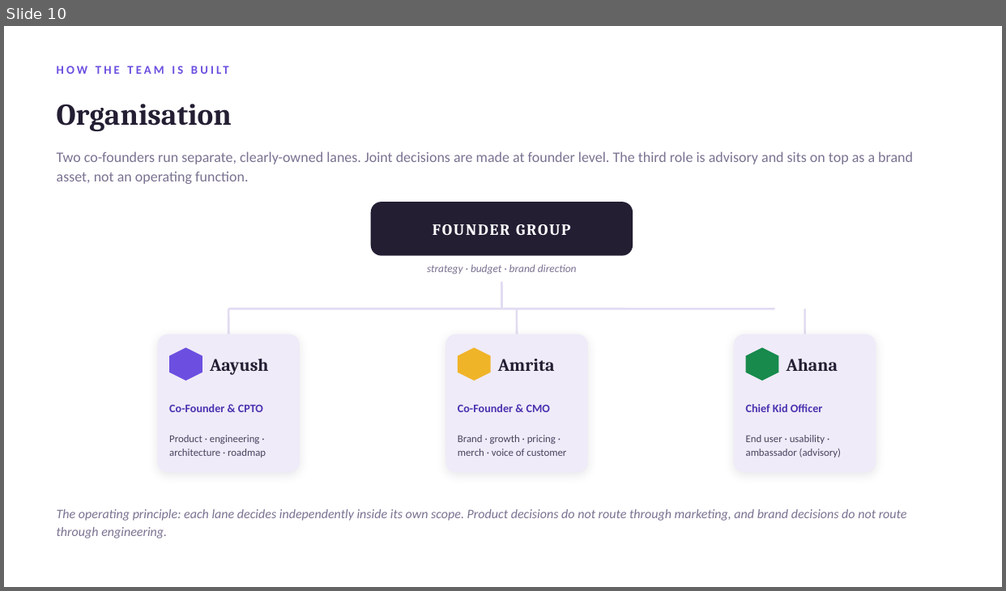
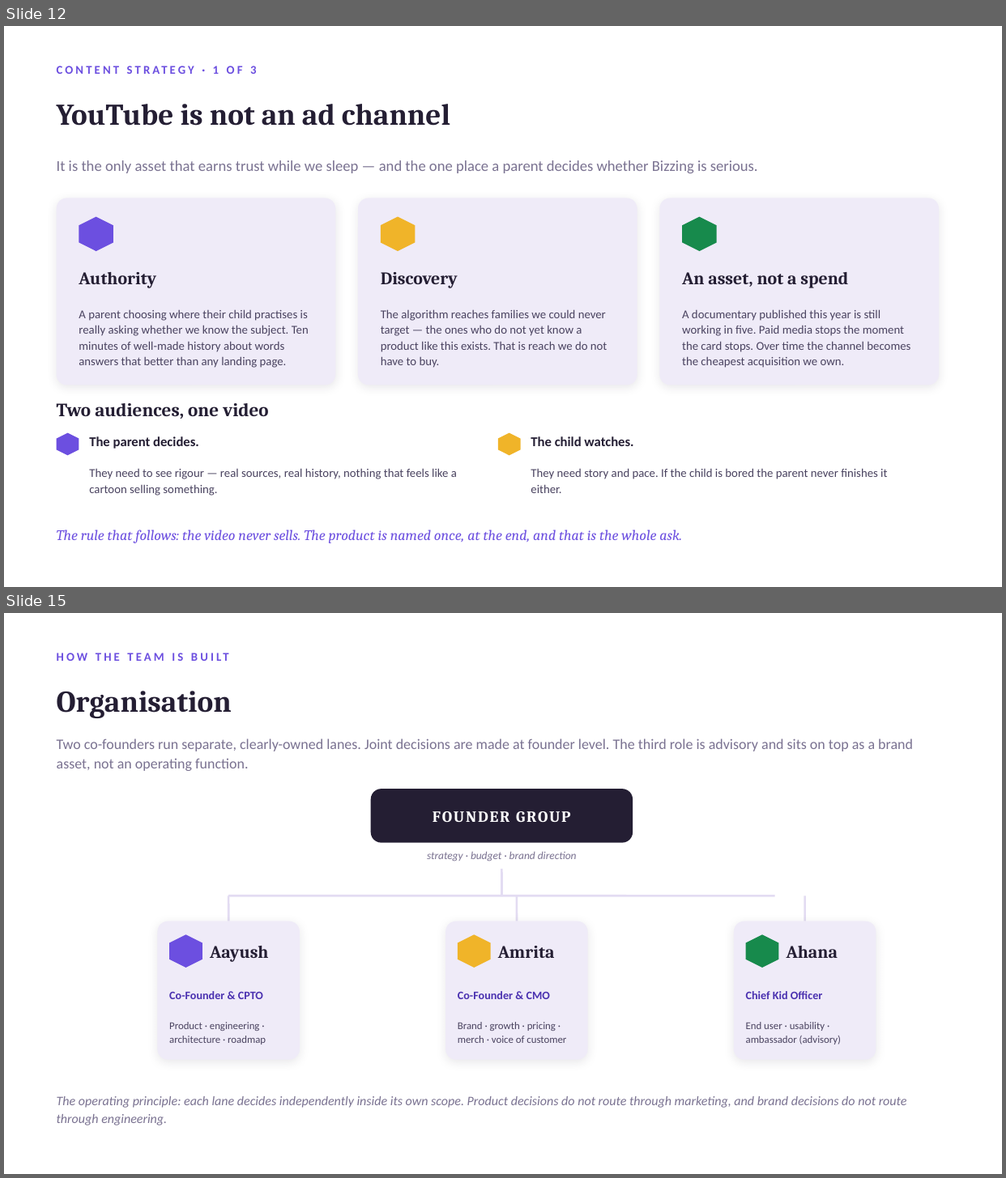
Before and after one commit to aayuvis/Bizzing-Bee, a slide deck: strategy/Bizzing-Strategy-Org.pptx. Shown one above the other, each under a label of ours: slide 10 before the commit, slides 12 and 15 after it; the slides between them are not shown. The pictures are 1006x591 and 1006x1178 pixels, drawn with LibreOffice and Linux fonts; fonts in the diff are those of the drawing. Boxes give left, top, right and bottom in pixels: in the first picture for what was removed or moved away, otherwise in the second. Text is boxed around its words. In the diff, an @@ line names an element or a change of style, - is before the commit and + after.

```diff
--- a/strategy/Bizzing-Strategy-Org.pptx
+++ b/strategy/Bizzing-Strategy-Org.pptx
@@ slide 12 added at <box>4,26,1002,587</box>, background #FFFFFF @@
@@ text added at <box>213,66,256,74</box>, 11.5 pt, text #6C4FE0, bold @@
+CONTENT STRATEGY · 1 OF 3
@@ text added at <box>57,104,450,126</box>, 29 pt, text #241E33, bold @@
+YouTube is not an ad channel
@@ text added at <box>57,160,758,173</box>, 14.5 pt, text #7A7291 @@
+It is the only asset that earns trust while we sleep — and the one place a parent decides whether Bizzing is serious.
@@ rounded rectangle added at <box>57,199,335,386</box>, fill #EFEBF8 @@
@@ hexagon added at <box>79,217,113,251</box>, fill #6C4FE0 @@
@@ rounded rectangle added at <box>358,199,637,386</box>, fill #EFEBF8 @@
@@ hexagon added at <box>381,217,415,251</box>, fill #F0B429 @@
@@ rounded rectangle added at <box>660,199,939,386</box>, fill #EFEBF8 @@
@@ hexagon added at <box>682,217,717,251</box>, fill #178A4C @@
@@ text added at <box>79,272,156,288</box>, 17 pt, text #241E33, bold @@
+Authority
@@ text added at <box>381,272,458,288</box>, 17 pt, text #241E33, bold @@
+Discovery
@@ text added at <box>682,272,848,288</box>, 17 pt, text #241E33, bold @@
+An asset, not a spend
@@ text added at <box>79,310,309,368</box>, 11.5 pt, text #4A4360 @@
+A parent choosing where their child practises is really asking whether we know the subject. Ten minutes of well-made history about words answers that better than any landing page.
@@ text added at <box>381,310,607,368</box>, 11.5 pt, text #4A4360 @@
+The algorithm reaches families we could never target — the ones who do not yet know a product like this exists. That is reach we do not have to buy.
@@ text added at <box>682,310,910,368</box>, 11.5 pt, text #4A4360 @@
+A documentary published this year is still working in five. Paid media stops the moment the card stops. Over time the channel becomes the cheapest acquisition we own.
@@ text added at <box>57,403,268,419</box>, 18 pt, text #241E33, bold @@
+Two audiences, one video
@@ hexagon added at <box>57,433,79,456</box>, fill #6C4FE0 @@
@@ text added at <box>89,437,199,449</box>, 13 pt, text #241E33, bold @@
+The parent decides.
@@ hexagon added at <box>498,433,521,456</box>, fill #F0B429 @@
@@ text added at <box>530,437,633,446</box>, 13 pt, text #241E33, bold @@
+The child watches.
@@ text added at <box>89,468,457,496</box>, 11.5 pt, text #4A4360 @@
+They need to see rigour — real sources, real history, nothing that feels like a cartoon selling something.
@@ text added at <box>530,468,887,493</box>, 11.5 pt, text #4A4360 @@
+They need story and pace. If the child is bored the parent never finishes it either.
@@ text added at <box>57,530,682,544</box>, 14 pt, text #6C4FE0, italic @@
+The rule that follows: the video never sells. The product is named once, at the end, and that is the whole ask.
@@ what was slide 10 is now slide 15 @@
```
Also in this commit, not shown: 1 slide changed, 6 other slides added, 2 slides removed, 2 other files.
